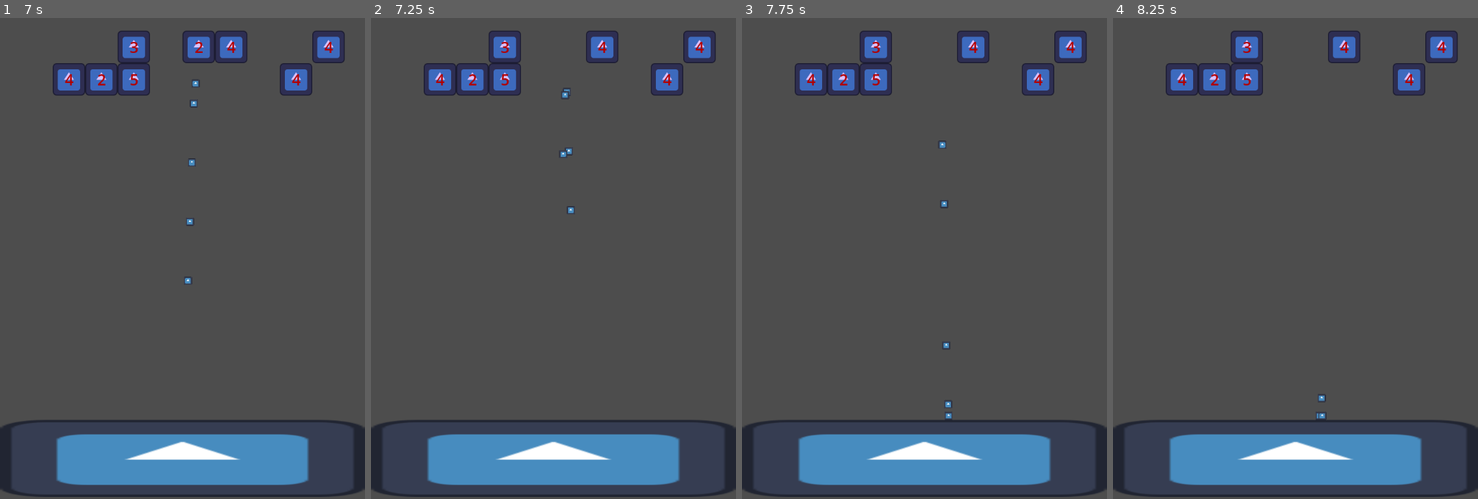
Above: before the commit, frames 1-4 (left to right).
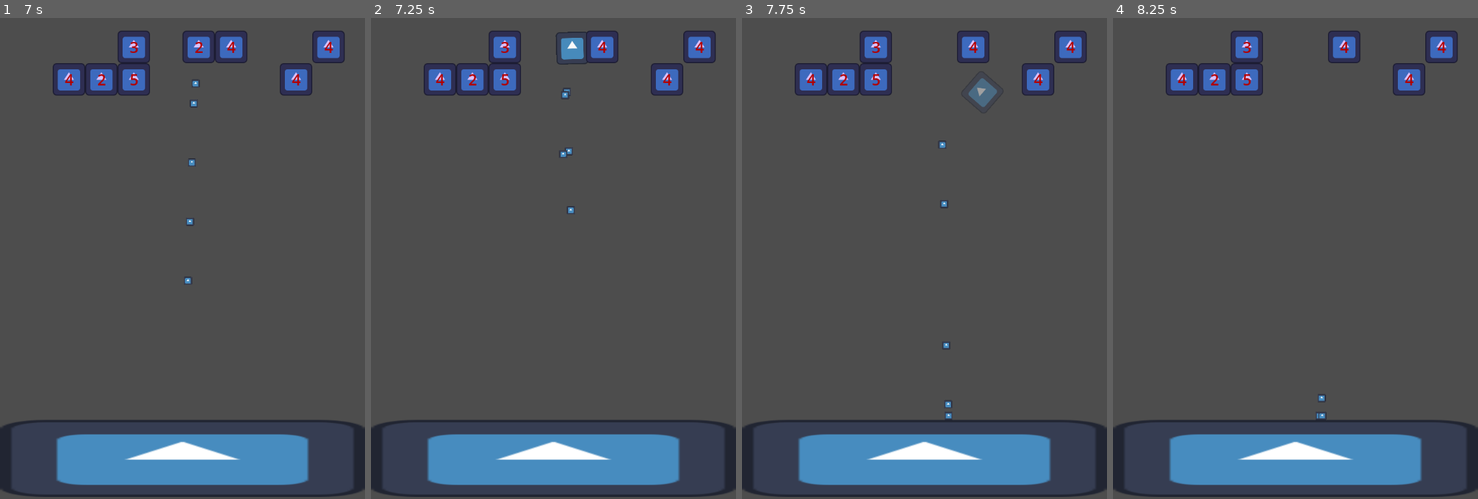
Above: after the commit, the same moments.

Repository: AleksandrStepa/Bounces-remaster
Game: Godot game, scene res://scenes/game_field/game_field.tscn
The game is run twice, just before and just after one commit, with the same random seed, the same clock (stepped at 60 frames per second) and the same inputs. The engine's default icon, where the game draws it, is replaced by a stand-in: a white triangle on a blue panel in a dark square.
Inputs (mouse positions are in pixels of both pictures, inside the frame that each line leads up to):
- Up to frame 1 (7 s): tap Enter at 0.5 s; move the mouse to (262, 195) at 0.52 s; click (262, 195) at 0.67 s; drag from (109, 253) to (277, 167) at 1.27 s; move the mouse to (219, 104) at 2.02 s; click (219, 104) at 2.17 s; drag from (164, 335) to (73, 143) at 2.77 s; move the mouse to (292, 306) at 3.52 s; click (292, 306) at 3.67 s; drag from (73, 143) to (102, 46) at 4.27 s; move the mouse to (200, 224) at 5.02 s; click (200, 224) at 5.17 s; drag from (127, 90) to (182, 417) at 5.77 s; move the mouse to (262, 195) at 6.52 s; click (262, 195) at 6.67 s
- Up to frame 2 (7.25 s): no input
- Up to frame 3 (7.75 s): drag from (851, 253) to (935, 147) at 7.27 s
- Up to frame 4 (8.25 s): move the mouse to (1332, 104) at 8.02 s; click (1332, 104) at 8.17 s

Frame 1 is identical in both runs. In frame 2, 0.3% of the frame differs, in the area x 50-60%, y 2-10%; in frame 3, 0.3%; in frame 4, nothing differs.

Commit message:
block explosion added

Diff:
--- a/elements/block/block.gd
+++ b/elements/block/block.gd
@@ -10,7 +10,13 @@
 var destination_position := global_position
 var rng := RandomNumberGenerator.new()
 
+const EXPLOSION_TIME := 1
+
 @onready var lable := $Label
+@onready var sprite := $Sprite2D
+@onready var block_body := $StaticBody2D
+@onready var collision_shape := $CollisionShape2D
+@onready var bloc_particles := $BlockParticles2D
 
 func _ready():
 	durability = rng.randi_range(min_durability, max_durability)
@@ -35,5 +41,14 @@
 	durability -= 1
 	lable.text = str(durability)
 	if durability == 0 and not is_hidet:
+		sprite.hide()
+		lable.visible = false
+		block_body.queue_free()
+		collision_shape.disabled = true
+
+		var tween := create_tween()
+		tween.parallel().tween_property(bloc_particles, "modulate", Color("ffffff00"), EXPLOSION_TIME)
+		bloc_particles.emitting = true
 		is_hidet = true
+		await get_tree().create_timer(2).timeout
 		queue_free()
--- a/elements/block/block.tscn
+++ b/elements/block/block.tscn
@@ -51,5 +51,21 @@
 [node name="CollisionShape2D" type="CollisionShape2D" parent="StaticBody2D"]
 shape = SubResource("RectangleShape2D_fbaq3")
 
+[node name="BlockParticles2D" type="CPUParticles2D" parent="."]
+emitting = false
+amount = 1
+lifetime = 2.0
+one_shot = true
+texture = ExtResource("1_uethg")
+direction = Vector2(0, -1)
+spread = 180.0
+gravity = Vector2(0, 400)
+initial_velocity_min = 150.0
+initial_velocity_max = 250.0
+angular_velocity_min = -100.0
+angular_velocity_max = 100.0
+scale_amount_min = 0.5
+scale_amount_max = 0.5
+
 [connection signal="area_entered" from="." to="." method="_on_area_entered"]
 [connection signal="body_entered" from="." to="." method="_on_body_entered"]
--- a/elements/orb_old/orb_old.gd
+++ /dev/null
@@ -1,33 +0,0 @@
-extends RigidBody2D
-
-var is_flying := false
-var is_shootable := true
-var speed := 180000.0
-var start_position_init: Vector2
-var touch_position_init: Vector2
-var on_base_time := 0
-
-
-func shoot():
-	is_flying = true
-	is_shootable = false
-	set_contact_monitor(true)
-
-func move_to_start(start_position: Vector2):
-	PhysicsServer2D.body_set_state(get_rid(), PhysicsServer2D.BODY_STATE_TRANSFORM, Transform2D.IDENTITY.translated(start_position))
-	is_shootable = true
-	set_sleeping(false)
-
-
-func _physics_process(delta: float):
-	if is_flying:
-		var direction := -(start_position_init - touch_position_init).normalized()
-		linear_velocity = direction * delta * speed
-		is_flying = false
-
-
-func _on_body_entered(body: StaticBody2D):
-	if body.name == "Floor":
-		set_sleeping(true)
-		on_base_time = Time.get_ticks_usec()
-		get_tree().call_group("OrbShooter", "orbs_on_base_check")
--- a/elements/orb_old/orb_old.tscn
+++ /dev/null
@@ -1,31 +0,0 @@
-[gd_scene load_steps=5 format=3 uid="uid://d3agj7of4ejlf"]
-
-[ext_resource type="Script" path="res://elements/orb_old/orb_old.gd" id="1_r3o83"]
-[ext_resource type="Texture2D" uid="uid://c5xk5ph18c700" path="res://icon.svg" id="2_i5s3s"]
-
-[sub_resource type="PhysicsMaterial" id="PhysicsMaterial_e8j6f"]
-friction = 0.0
-bounce = 1.0
-
-[sub_resource type="CircleShape2D" id="CircleShape2D_h6r6f"]
-radius = 63.0
-
-[node name="Orb" type="RigidBody2D"]
-collision_layer = 2
-collision_mask = 13
-physics_material_override = SubResource("PhysicsMaterial_e8j6f")
-gravity_scale = 1.66533e-16
-lock_rotation = true
-max_contacts_reported = 1
-contact_monitor = true
-script = ExtResource("1_r3o83")
-
-[node name="Sprite2D" type="Sprite2D" parent="."]
-scale = Vector2(0.3, 0.3)
-texture = ExtResource("2_i5s3s")
-
-[node name="CollisionShape2D" type="CollisionShape2D" parent="."]
-scale = Vector2(0.3, 0.3)
-shape = SubResource("CircleShape2D_h6r6f")
-
-[connection signal="body_entered" from="." to="." method="_on_body_entered"]
